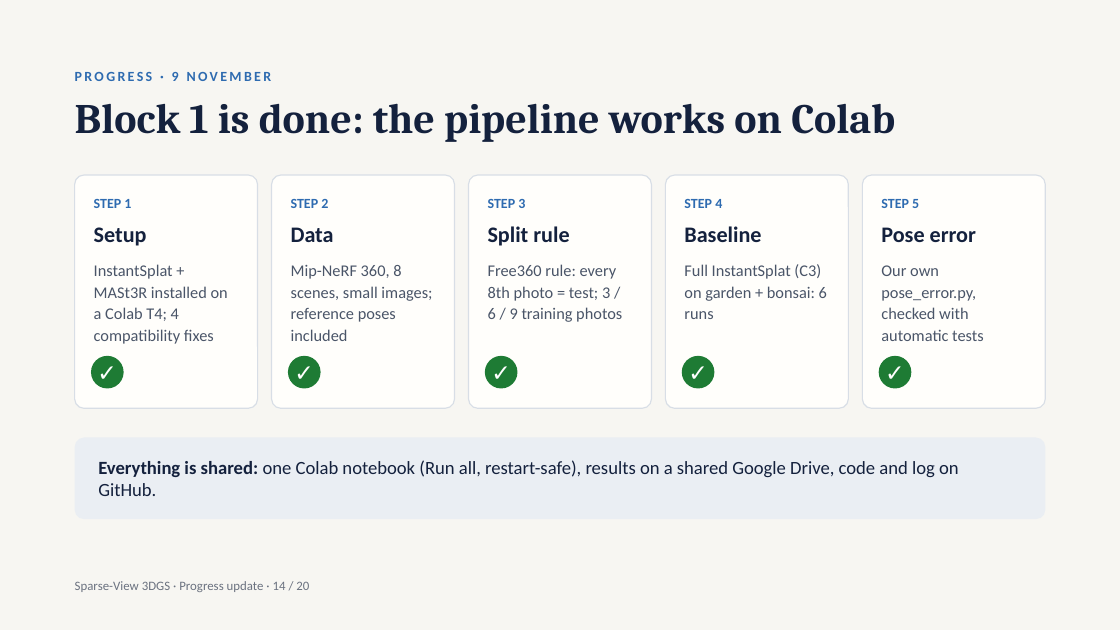
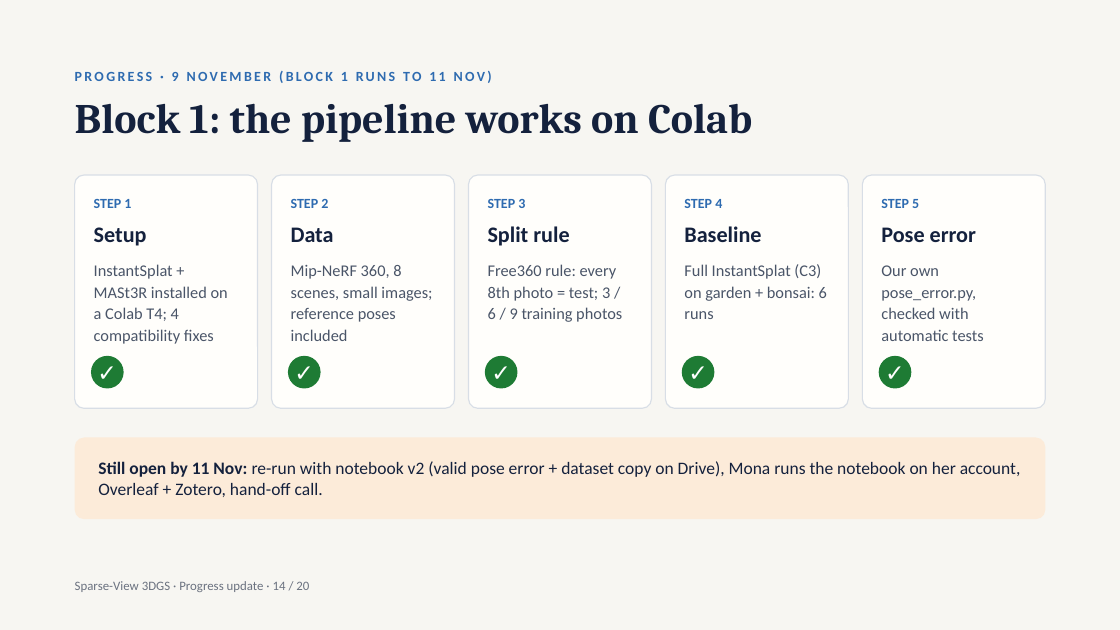
Before and after one commit to Farida-gaber44/sparse-view-3dgs-ablation, a slide deck: slide 14 of 3 - Presentation (Progress update).pptx. Drawn at 1120x630 pixels with LibreOffice and Linux fonts; fonts in the diff are those of the drawing. Boxes give left, top, right and bottom in pixels: in the first picture for what was removed or moved away, otherwise in the second. Text is boxed around its words. In the diff, an @@ line names an element or a change of style, - is before the commit and + after.

Commit message:
Correct Block 1 status: main result done, 4 items still open (slides 14, 19 and README)

```diff
--- a/3 - Presentation (Progress update).pptx
+++ b/3 - Presentation (Progress update).pptx
@@ text at (75, 71, 492, 83): text changed @@
-PROGRESS · 9 NOVEMBER
+PROGRESS · 9 NOVEMBER (BLOCK 1 RUNS TO 11 NOV)
@@ text at (75, 103, 752, 142): text changed @@
-Block 1 is done: the pipeline works on Colab
+Block 1: the pipeline works on Colab
@@ rounded rectangle "Still open by 11 Nov: ..." at (75, 438, 1046, 519): fill #EAEEF3 to #FCEBD9 @@
@@ text in rounded rectangle at (98, 461, 1021, 497): text changed; size 16 to 15 pt @@
-Everything is shared: one Colab notebook (Run all, restart-safe), results on a shared Google Drive, code and log on GitHub.
+Still open by 11 Nov: re-run with notebook v2 (valid pose error + dataset copy on Drive), Mona runs the notebook on her account, Overleaf + Zotero, hand-off call.
```
Also in this commit, not shown: 1 other slide changed, 1 other file.
